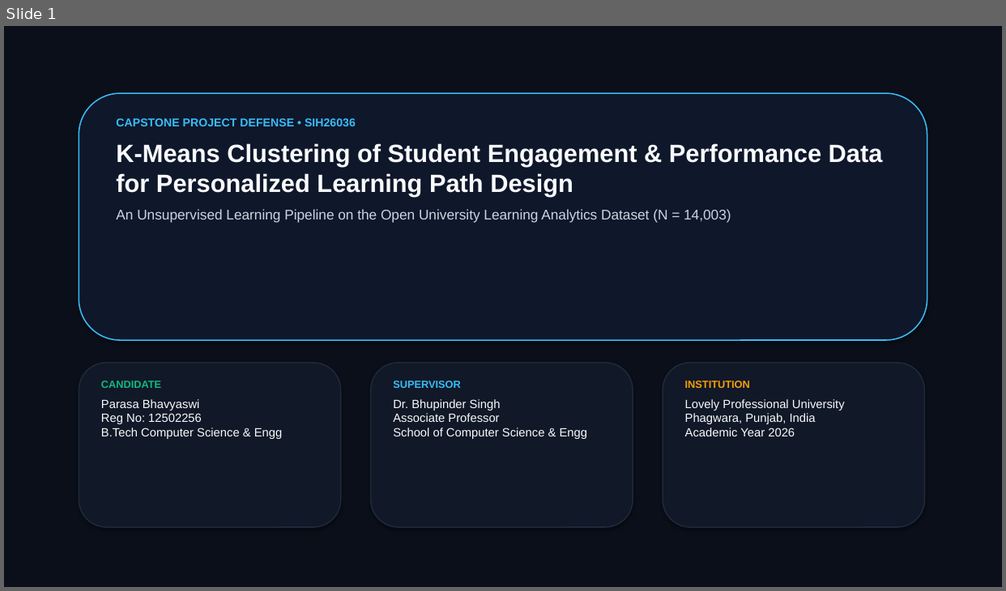
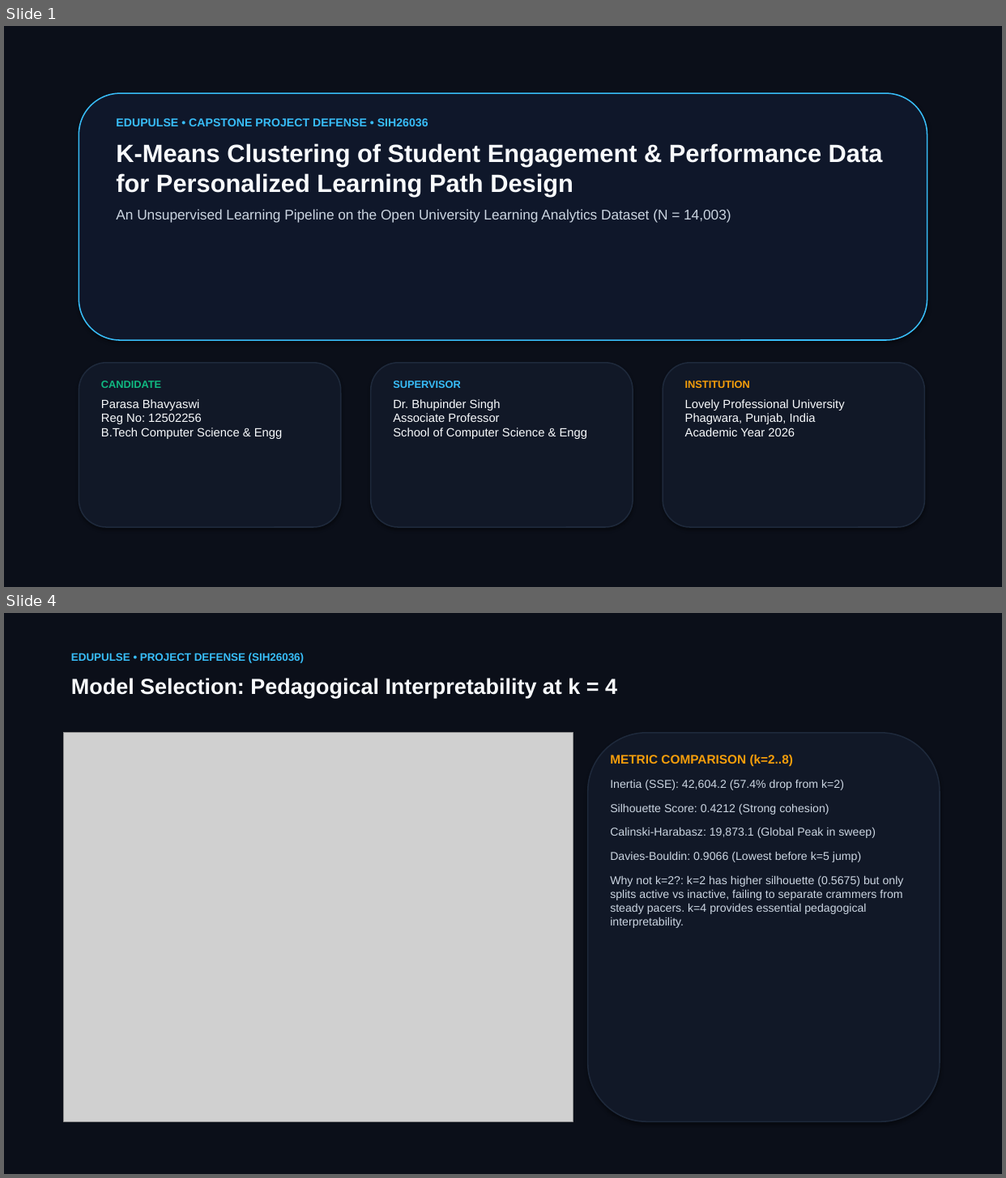
Before and after one commit to parasabhavyaswi/student-engagement-performance-clustering, a slide deck: EduCluster_ML_Presentation.pptx. Shown one above the other, each under a label of ours: slide 1 before the commit, slides 1 and 4 after it; the slides between them are not shown. The pictures are 1006x591 and 1006x1178 pixels, drawn with LibreOffice and Linux fonts; fonts in the diff are those of the drawing; grey boxes stand for pictures. Boxes give left, top, right and bottom in pixels: in the first picture for what was removed or moved away, otherwise in the second. Text is boxed around its words. In the diff, an @@ line names an element or a change of style, - is before the commit and + after.

Commit message:
feat(edupulse): finalize EduPulse rebranding, pipeline verification, IEEE research paper (docx & pdf), and deck

```diff
--- a/EduCluster_ML_Presentation.pptx
+++ b/EduCluster_ML_Presentation.pptx
@@ slide 4 added at [4, 613, 1002, 1174], background #FFFFFF @@
@@ rectangle added at [4, 613, 1002, 1174], fill #0B0F19 @@
@@ text added at [71, 653, 304, 663], 10.5 pt, text #38BDF8, bold @@
+EDUPULSE • PROJECT DEFENSE (SIH26036)
@@ text added at [71, 678, 617, 698], 21 pt, text #F8FAFC, bold @@
+Model Selection: Pedagogical Interpretability at k = 4
@@ picture added at [64, 733, 573, 1122] @@
@@ rounded rectangle added at [588, 733, 940, 1122], fill #111827, outline #1E293B 1.2 pt @@
@@ text added at [610, 755, 904, 928], 11 pt, text #CBD5E1 @@
+METRIC COMPARISON (k=2..8)
+Inertia (SSE): 42,604.2 (57.4% drop from k=2)
+Silhouette Score: 0.4212 (Strong cohesion)
+Calinski-Harabasz: 19,873.1 (Global Peak in sweep)
+Davies-Bouldin: 0.9066 (Lowest before k=5 jump)
+Why not k=2?: k=2 has higher silhouette (0.5675) but only splits active vs inactive, failing to separate crammers from steady pacers. k=4 provides essential pedagogical interpretability.
@@ slide 1 changed as well @@
@@ text at [116, 118, 428, 126]: text changed @@
-CAPSTONE PROJECT DEFENSE • SIH26036
+EDUPULSE • CAPSTONE PROJECT DEFENSE • SIH26036
```
Also in this commit, not shown: 4 other slides changed, 4 other slides added, 5 slides removed, 20 other files.
